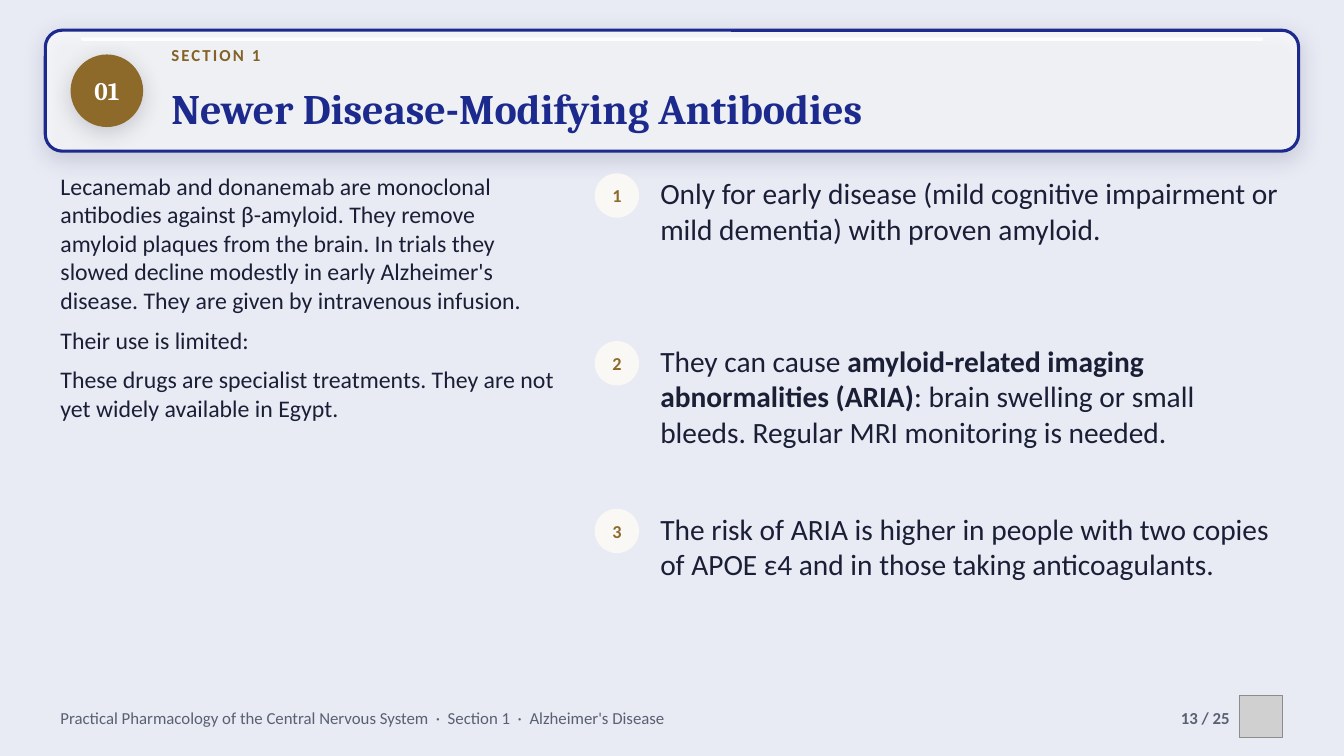
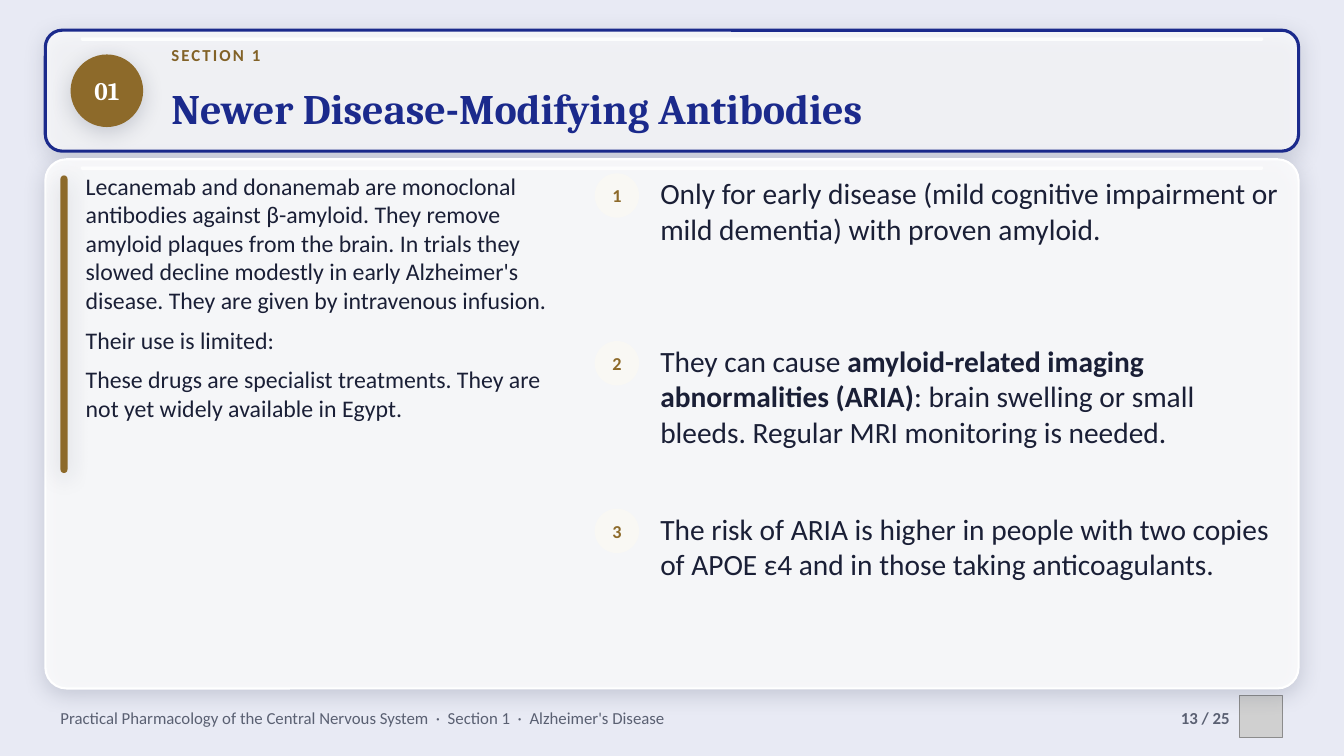
Before and after one commit to drrefaat18-ops/yasser, a slide deck: slide 13 of projects/cns-pharmacology-practical/slides/ch01-alzheimers-disease.pptx. Drawn at 1344x756 pixels with LibreOffice and Linux fonts; fonts in the diff are those of the drawing; grey boxes stand for pictures; background and template pictures are left out. Boxes give left, top, right and bottom in pixels: in the first picture for what was removed or moved away, otherwise in the second. Text is boxed around its words. In the diff, an @@ line names an element or a change of style, - is before the commit and + after.

```diff
--- a/projects/cns-pharmacology-practical/slides/ch01-alzheimers-disease.pptx
+++ b/projects/cns-pharmacology-practical/slides/ch01-alzheimers-disease.pptx
@@ rounded rectangle added at <box>45,159,1299,689</box>, fill #FFFFFF at 84% opacity, outline #FFFFFF 1.5 pt @@
@@ rounded rectangle added at <box>60,175,68,473</box>, fill #8D6A2A @@
@@ rounded rectangle added at <box>81,166,1263,170</box>, fill #FFFFFF at 85% opacity @@
@@ text "Lecanemab and donanemab are monoclonal ..." rewrapped from <box>60,178,553,421</box> to <box>86,178,546,421</box> @@
```
Also in this commit, not shown: 22 other slides changed, 10 other files.
